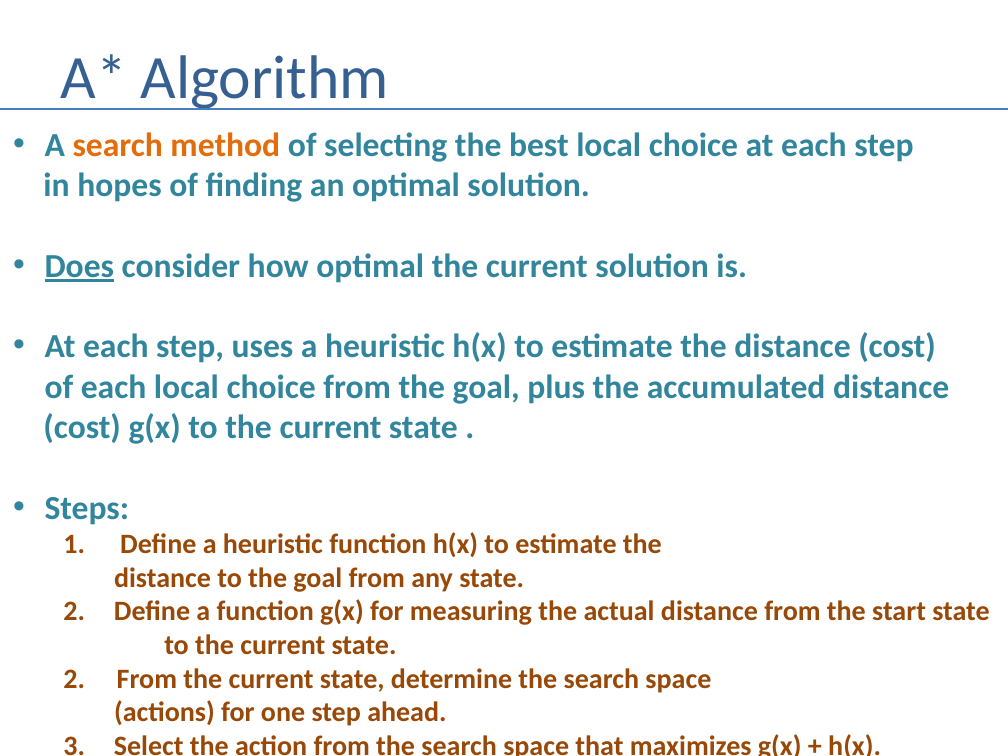
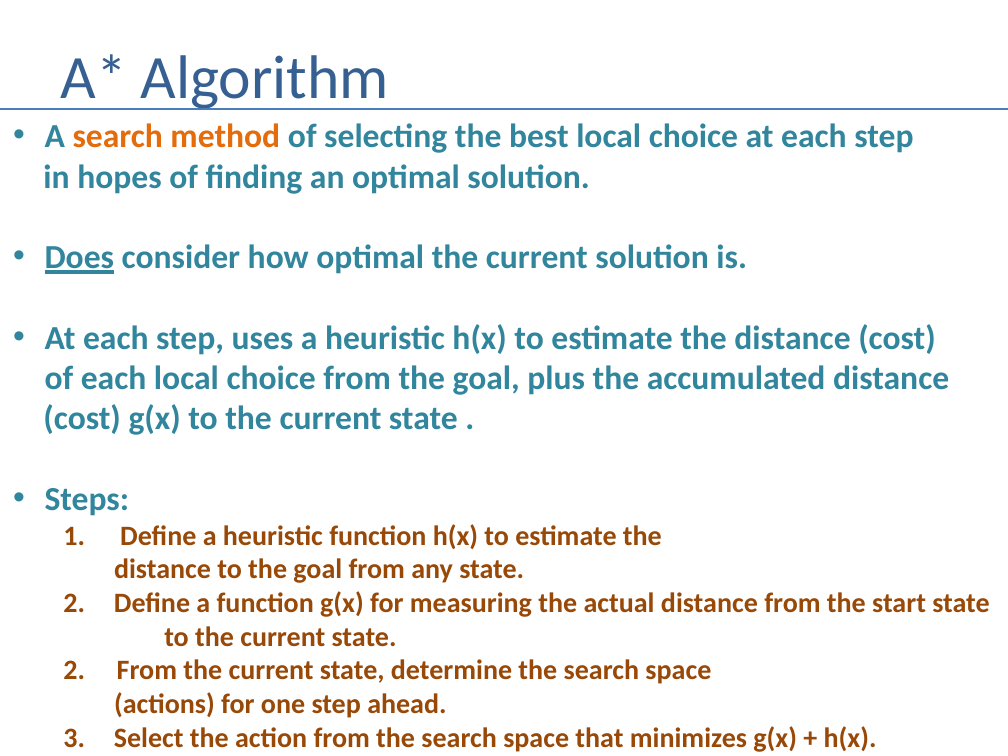
Before and after one commit to andrewferlitsch/Portland-Data-Science-Group, a slide deck: slide 10 of Presentations/AI - Greedy.pptx (slide 9 before the commit). Drawn at 1008x756 pixels with LibreOffice and Linux fonts; fonts in the diff are those of the drawing. Boxes give left, top, right and bottom in pixels: in the first picture for what was removed or moved away, otherwise in the second. Text is boxed around its words. In the diff, an @@ line names an element or a change of style, - is before the commit and + after.

```diff
--- a/Presentations/AI - Greedy.pptx
+++ b/Presentations/AI - Greedy.pptx
@@ text "A search method of selecting ...": place and size @@
-text "A search method of selecting ..." at box(43, 132, 989, 756)
+text "A search method of selecting ..." at box(43, 123, 989, 752)
@@ text at box(114, 726, 877, 752): text changed @@
-  3. Select the action from the search space that maximizes g(x) + h(x).
+  3. Select the action from the search space that minimizes g(x) + h(x).
```
Also in this commit, not shown: 3 other slides changed, 2 slides added, 1 other file.
